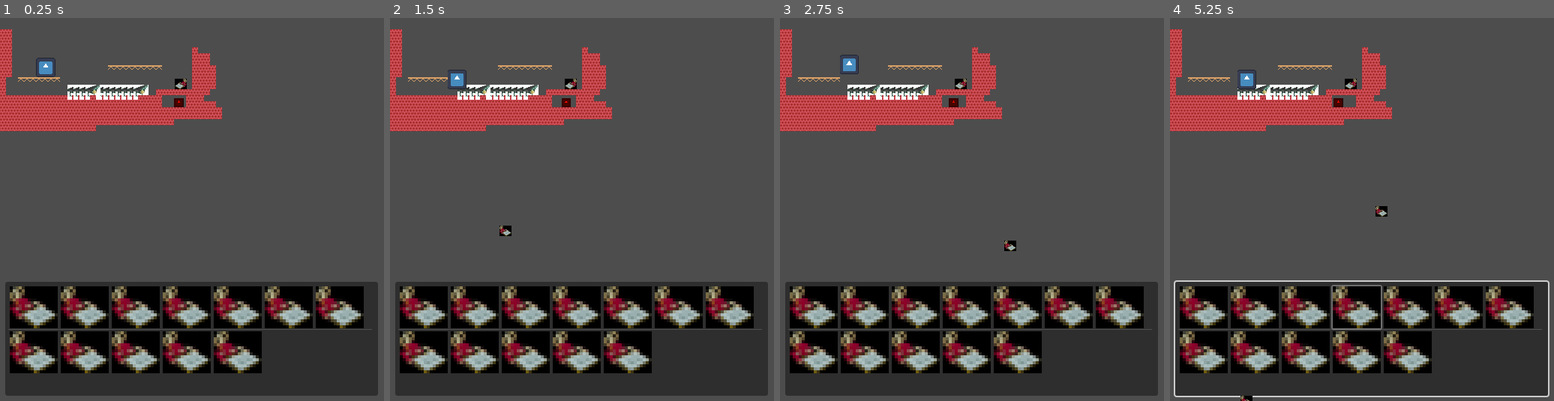
Above: before the commit, frames 1-4 (left to right).
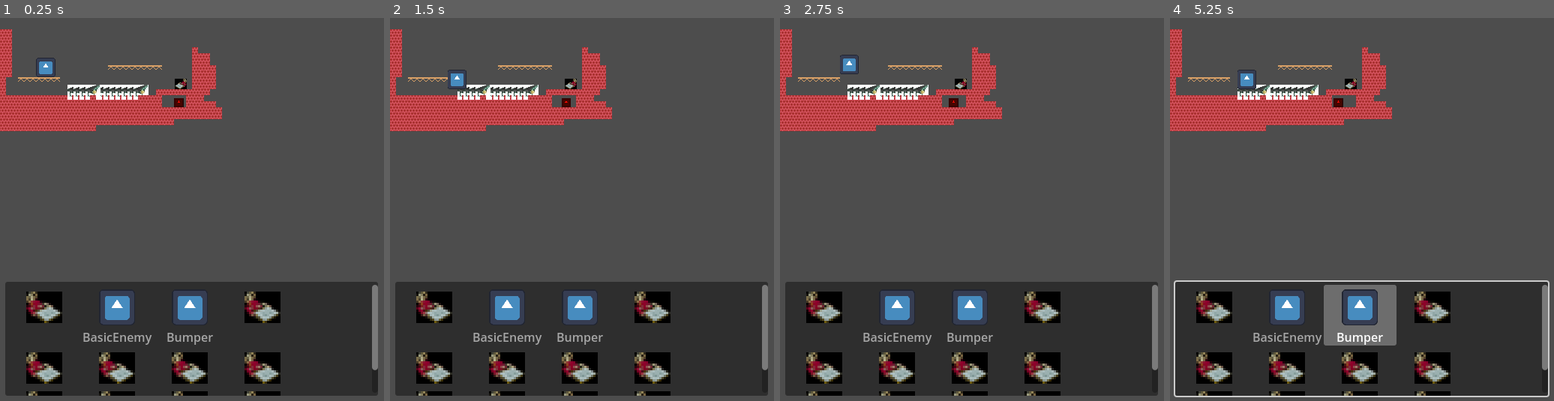
Above: after the commit, the same moments.

Repository: barndles/RolesReversedGMTK
Game: Godot game, scene res://testLevel.tscn
The game is run twice, just before and just after one commit, with the same random seed, the same clock (stepped at 60 frames per second) and the same inputs. The engine's default icon, where the game draws it, is replaced by a stand-in: a white triangle on a blue panel in a dark square.
Inputs (mouse positions are in pixels of both pictures, inside the frame that each line leads up to):
- Up to frame 1 (0.25 s): no input
- Up to frame 2 (1.5 s): move the mouse to (666, 190) at 0.52 s; click (666, 190) at 0.67 s; move the mouse to (505, 228) at 1.27 s; click (505, 228) at 1.42 s
- Up to frame 3 (2.75 s): move the mouse to (1010, 125) at 2.02 s; click (1010, 125) at 2.17 s
- Up to frame 4 (5.25 s): move the mouse to (1342, 286) at 2.77 s; click (1342, 286) at 2.92 s; move the mouse to (1477, 266) at 3.52 s; click (1477, 266) at 3.67 s; move the mouse to (1246, 152) at 4.27 s; click (1246, 152) at 4.42 s; move the mouse to (1381, 209) at 5.02 s; click (1381, 209) at 5.17 s

The runs differ from the first frame. In frame 1, 18% of the frame differs, in the area x 2-99%, y 69-99%; in frame 2, 18%; in frame 3, 18%; in frame 4, 18%, in the area x 2-99%, y 49-100%.

Commit message:
menu!!

Diff:
--- a/ItemMenu.gd
+++ /dev/null
@@ -1,27 +0,0 @@
-extends Control
-
-const simpleEnemy = preload("res://simpleEnemy.tscn")
-const flipper = preload("res://flipper.tscn")
-var mousePos
-# Called when the node enters the scene tree for the first time.
-func _ready():
-	pass # Replace with function body.
-
-
-# Called every frame. 'delta' is the elapsed time since the previous frame.
-func _process(delta):
-
-	mousePos = get_global_mouse_position()
-	pass
-
-func _input(event):
-	# Mouse in viewport coordinates.
-	if (event.is_pressed() and event.button_index == MOUSE_BUTTON_LEFT):
-		var flipperInst = flipper.instantiate()
-		flipperInst.position = get_global_mouse_position()
-		add_child(flipperInst)
-	elif event is InputEventMouseMotion:
-		print("Mouse Motion at: ", event.position)
-
-	# Print the size of the viewport.
-	print("Viewport Resolution is: ", get_viewport_rect().size)
--- a/ItemMenu.tscn
+++ b/ItemMenu.tscn
@@ -1,6 +1,8 @@
-[gd_scene load_steps=2 format=3 uid="uid://by7ydp3ic6f4q"]
+[gd_scene load_steps=4 format=3 uid="uid://by7ydp3ic6f4q"]
 
 [ext_resource type="Texture2D" uid="uid://h6tgmq7n2byb" path="res://Assets/flipper.png" id="1_y7cvu"]
+[ext_resource type="Texture2D" uid="uid://dri7wcdpk7tuk" path="res://icon.svg" id="2_smig4"]
+[ext_resource type="Script" path="res://ItemList.gd" id="3_k2y0y"]
 
 [node name="Control" type="Control"]
 layout_mode = 3
@@ -18,13 +20,16 @@
 offset_bottom = 505.0
 item_count = 12
 max_columns = 0
-icon_scale = 4.0
+same_column_width = true
+icon_mode = 0
+icon_scale = 2.0
+fixed_icon_size = Vector2i(24, 24)
 item_0/text = ""
 item_0/icon = ExtResource("1_y7cvu")
-item_1/text = ""
-item_1/icon = ExtResource("1_y7cvu")
-item_2/text = ""
-item_2/icon = ExtResource("1_y7cvu")
+item_1/text = "BasicEnemy"
+item_1/icon = ExtResource("2_smig4")
+item_2/text = "Bumper"
+item_2/icon = ExtResource("2_smig4")
 item_3/text = ""
 item_3/icon = ExtResource("1_y7cvu")
 item_4/text = ""
@@ -43,3 +48,4 @@
 item_10/icon = ExtResource("1_y7cvu")
 item_11/text = ""
 item_11/icon = ExtResource("1_y7cvu")
+script = ExtResource("3_k2y0y")
--- a/testLevel.tscn
+++ b/testLevel.tscn
@@ -1,11 +1,10 @@
-[gd_scene load_steps=7 format=3 uid="uid://d4kwqbyxowhcj"]
+[gd_scene load_steps=6 format=3 uid="uid://d4kwqbyxowhcj"]
 
 [ext_resource type="PackedScene" uid="uid://becyunagcmbki" path="res://Assets/Tilemap.tscn" id="1_bk1s2"]
 [ext_resource type="PackedScene" uid="uid://c2cirmtj1ipjd" path="res://player.tscn" id="2_3r1wq"]
 [ext_resource type="PackedScene" uid="uid://cl32r5awnb1o3" path="res://simpleEnemy.tscn" id="3_mf5hw"]
 [ext_resource type="PackedScene" uid="uid://bjg1txxb7wj4a" path="res://flipper.tscn" id="4_bhsak"]
 [ext_resource type="PackedScene" uid="uid://by7ydp3ic6f4q" path="res://ItemMenu.tscn" id="5_glag1"]
-[ext_resource type="Script" path="res://ItemMenu.gd" id="6_ltij4"]
 
 [node name="Node2D" type="Node2D"]
 
@@ -27,4 +26,3 @@
 scale = Vector2(-1, 1)
 
 [node name="Control" parent="." instance=ExtResource("5_glag1")]
-script = ExtResource("6_ltij4")
